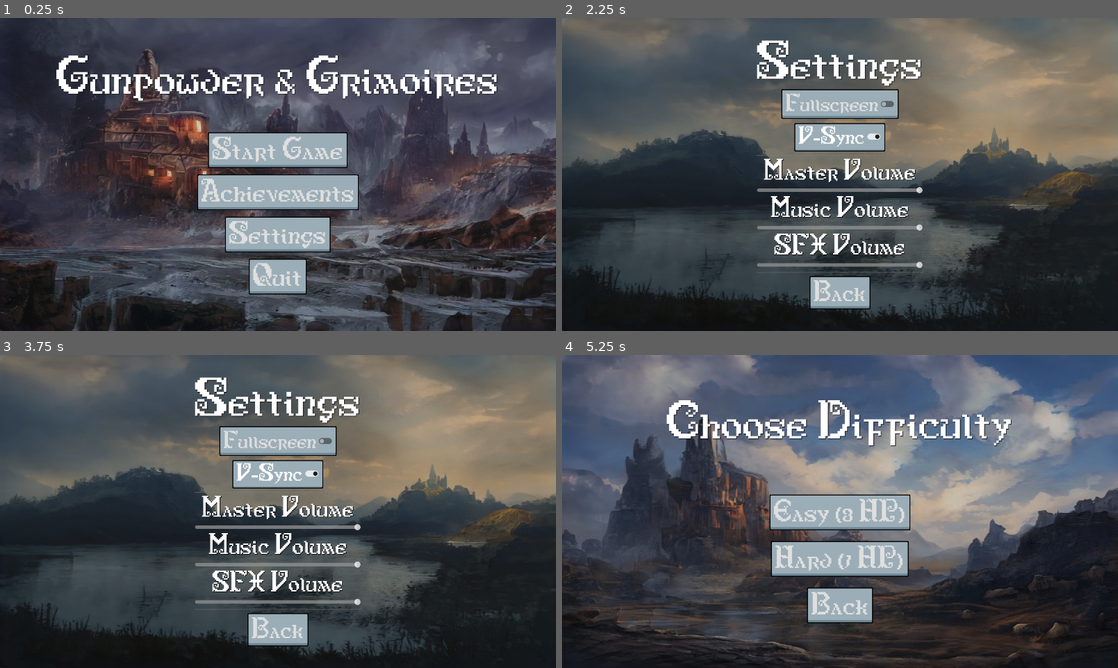
Above: before the commit, frames 1-4 (two rows, left to right).
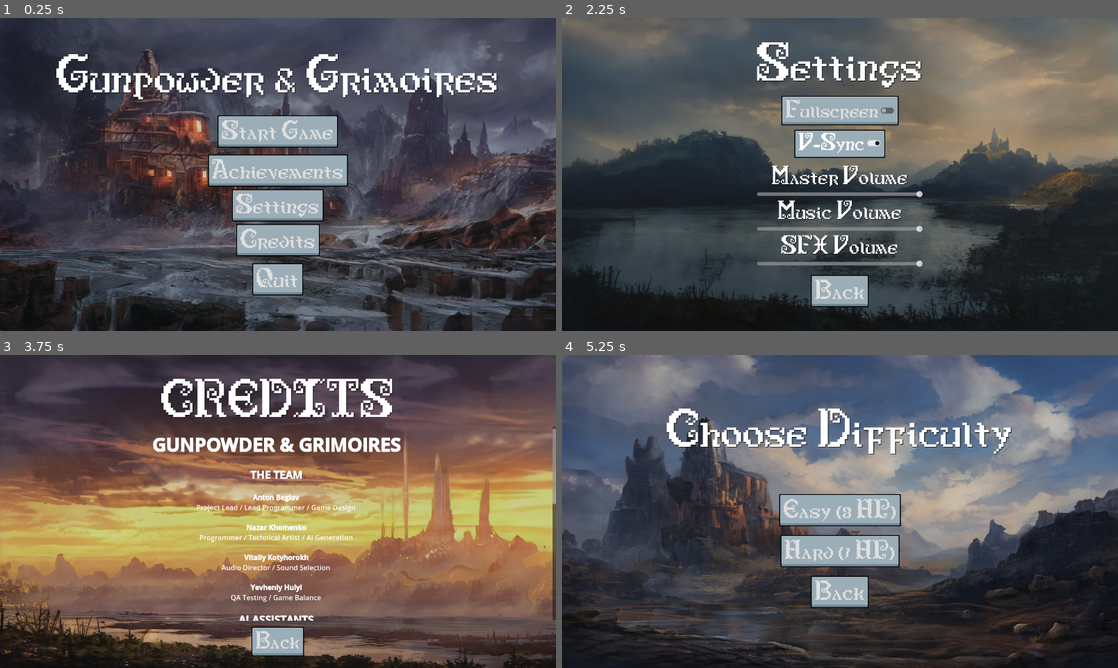
Above: after the commit, the same moments.

Repository: Warmoder/Gunpowder-Grimoires
Game: Godot game, scene res://main_menu.tscn
Same seed, same stepped clock (60 frames per second), same inputs: the game is played once before the commit and once after it. Sound files missing from this copy of the repository are replaced by a short silence.
Inputs (mouse positions are in pixels of both pictures, inside the frame that each line leads up to):
- Up to frame 1 (0.25 s): no input
- Up to frame 2 (2.25 s): click "Achievements" at 0.5 s; click "Back" at 1.25 s; click "Settings" at 2 s
- Up to frame 3 (3.75 s): click "Back" at 2.75 s; click (278, 577) at 3.5 s, where only the run after the commit has a clickable "Credits"
- Up to frame 4 (5.25 s): click "Back" at 4.25 s; click "Start Game" at 5 s

The runs differ from the first frame. In frame 1, 10% of the frame differs, in the area x 10-90%, y 11-89%; in frame 2, 8.1%; in frame 3, 91%, in the area x 0-100%, y 0-100%; in frame 4, 8.6%.

Commit message:
Added more sounds, credits menu, etc.

Diff:
--- a/achievement_popup.gd
+++ b/achievement_popup.gd
@@ -1,47 +1,24 @@
 extends CanvasLayer
 
-# Знаходимо вузли за унікальними іменами (%)
 @onready var panel = %PanelContainer
 @onready var label = %Label
+@onready var sound = $AchievementSound
 
 func _ready():
-	# 1. Ховаємо ачівку за межі екрану на старті
-	offset.y = -200
-
-	# 2. Перевірка наявності вузлів (щоб гра не вилітала)
 	if not panel or not label:
-		print("ПОМИЛКА: Не знайдено PanelContainer або Label. Перевір унікальні імена (%) у сцені!")
+		print("ERROR: Nodes not found in achievement_popup!")
 		return
 
-	# 3. Перевірка GameManager
-	if not GameManager:
-		print("ПОМИЛКА: GameManager не знайдено! Перевір налаштування Autoload.")
-		return
+	offset.y = -150
+	if GameManager.has_signal("achievement_unlocked"):
+		GameManager.achievement_unlocked.connect(show_achievement)
 
-	# 4. Підключаємося до сигналу
-	# Коли GameManager крикне "achievement_unlocked", запуститься функція show_achievement
-	if not GameManager.achievement_unlocked.is_connected(show_achievement):
-		GameManager.achievement_unlocked.connect(show_achievement)
-		print("Сигнал успішно підключено!")
-
-	# --- ТЕСТ ---
-	# Розкоментуй рядок нижче, щоб перевірити анімацію одразу при запуску:
-	# show_achievement("Тестова Ачівка!")
-
-func show_achievement(title: String):
-	print("Показуємо ачівку: ", title) # Пишемо в консоль для перевірки
-
-	# Встановлюємо текст
+func show_achievement(title):
 	label.text = "Unlocked: " + title
 
-	# Створюємо анімацію
+	sound.play()
+
 	var tween = create_tween()
-
-	# 1. Опускаємо вниз (з'являється)
 	tween.tween_property(self, "offset:y", 20, 0.5).set_trans(Tween.TRANS_CUBIC).set_ease(Tween.EASE_OUT)
-
-	# 2. Чекаємо 3 секунди
 	tween.tween_interval(3.0)
-
-	# 3. Піднімаємо вгору (ховається)
-	tween.tween_property(self, "offset:y", -200, 0.5).set_trans(Tween.TRANS_CUBIC).set_ease(Tween.EASE_IN)
+	tween.tween_property(self, "offset:y", -150, 0.5).set_trans(Tween.TRANS_CUBIC).set_ease(Tween.EASE_IN)
--- a/achievement_popup.tscn
+++ b/achievement_popup.tscn
@@ -1,7 +1,8 @@
-[gd_scene load_steps=3 format=3 uid="uid://dwllbj2m1a520"]
+[gd_scene load_steps=4 format=3 uid="uid://dwllbj2m1a520"]
 
 [ext_resource type="Script" uid="uid://djvqc6ftm3rov" path="res://achievement_popup.gd" id="1_ah4h2"]
 [ext_resource type="Theme" uid="uid://8c4hyhwlbged" path="res://new_theme.tres" id="2_nbrip"]
+[ext_resource type="AudioStream" uid="uid://bje56h4g60wup" path="res://achievement_sound.wav" id="3_um1rr"]
 
 [node name="CanvasLayer" type="CanvasLayer"]
 layer = 100
@@ -28,3 +29,8 @@
 theme_override_colors/font_shadow_color = Color(0, 0, 0, 1)
 theme_override_font_sizes/font_size = 32
 text = "Achievement Name"
+
+[node name="AchievementSound" type="AudioStreamPlayer" parent="."]
+stream = ExtResource("3_um1rr")
+volume_db = -17.0
+bus = &"SFX"
--- a/achievements_menu.tscn
+++ b/achievements_menu.tscn
@@ -66,21 +66,21 @@
 layout_mode = 2
 size_flags_horizontal = 4
 theme_override_colors/font_shadow_color = Color(0, 0, 0, 1)
-theme_override_font_sizes/font_size = 36
+theme_override_font_sizes/font_size = 34
 text = "First Blood"
 
 [node name="Ach2" type="Label" parent="VBoxContainer"]
 layout_mode = 2
 size_flags_horizontal = 4
 theme_override_colors/font_shadow_color = Color(0, 0, 0, 1)
-theme_override_font_sizes/font_size = 36
+theme_override_font_sizes/font_size = 34
 text = "Survivor"
 
 [node name="Ach3" type="Label" parent="VBoxContainer"]
 layout_mode = 2
 size_flags_horizontal = 4
 theme_override_colors/font_shadow_color = Color(0, 0, 0, 1)
-theme_override_font_sizes/font_size = 36
+theme_override_font_sizes/font_size = 34
 text = "Boss Killer"
 
 [node name="HSeparator" type="HSeparator" parent="VBoxContainer"]
@@ -97,13 +97,13 @@
 modulate = Color(1, 0, 0, 1)
 layout_mode = 2
 size_flags_horizontal = 4
-theme_override_font_sizes/font_size = 42
+theme_override_font_sizes/font_size = 32
 text = "RESET ALL PROGRESS"
 
 [node name="BackButton" type="Button" parent="VBoxContainer"]
 layout_mode = 2
 size_flags_horizontal = 4
-theme_override_font_sizes/font_size = 42
+theme_override_font_sizes/font_size = 36
 text = "Back"
 
 [connection signal="pressed" from="VBoxContainer/ResetButton" to="." method="_on_reset_button_pressed"]
--- a/bullet.tscn
+++ b/bullet.tscn
@@ -4,19 +4,18 @@
 [ext_resource type="Texture2D" uid="uid://6vfbrhynyi8j" path="res://bullet_sprite.png" id="2_v8qja"]
 
 [sub_resource type="CapsuleShape2D" id="CapsuleShape2D_v8qja"]
-radius = 5.0
-height = 28.0
+radius = 4.0
+height = 20.0
 
 [node name="Bullet" type="Area2D"]
 z_index = 5
 collision_layer = 8
 collision_mask = 6
 script = ExtResource("1_v8qja")
-metadata/_edit_vertical_guides_ = [-5.0, 5.0, -3.0]
 
 [node name="Sprite2D" type="Sprite2D" parent="."]
 rotation = 1.5707964
-scale = Vector2(0.05, 0.05)
+scale = Vector2(0.035, 0.035)
 texture = ExtResource("2_v8qja")
 
 [node name="CollisionShape2D" type="CollisionShape2D" parent="."]
--- /dev/null
+++ b/credits_menu.gd
@@ -0,0 +1,42 @@
+extends Control
+
+@onready var rich_text_label = $VBoxContainer/RichTextLabel
+
+# Швидкість прокрутки
+var scroll_speed = 40.0
+# Прапорець
+var is_auto_scrolling = true
+
+func _ready():
+	# Чекаємо 1 кадр, щоб UI точно встиг прорахувати розміри тексту
+	await get_tree().process_frame
+
+func _process(delta):
+	if is_auto_scrolling and rich_text_label:
+		var scroll_bar = rich_text_label.get_v_scroll_bar()
+
+		# Рухаємо вниз
+		scroll_bar.value += scroll_speed * delta
+
+		# --- НАДІЙНА ПЕРЕВІРКА КІНЦЯ ---
+		# scroll_bar.value = скільки прокрутили зверху
+		# scroll_bar.page = висота видимого вікна
+		# scroll_bar.max_value = повна висота всього тексту
+		# -1.0 - це маленький запас похибки для дробних чисел
+
+		if scroll_bar.value + scroll_bar.page >= scroll_bar.max_value - 1.0:
+			is_auto_scrolling = false
+			print("Credits finished scrolling")
+
+func _on_back_button_pressed():
+	get_tree().change_scene_to_file("res://main_menu.tscn")
+
+func _on_rich_text_label_meta_clicked(meta):
+	OS.shell_open(str(meta))
+
+# Зупинка, якщо гравець крутить колесом сам
+func _input(event):
+	if is_auto_scrolling and event is InputEventMouseButton:
+		# Якщо натиснули будь-яку кнопку миші або покрутили колесо
+		if event.pressed:
+			is_auto_scrolling = false
--- /dev/null
+++ b/credits_menu.tscn
@@ -0,0 +1,155 @@
+[gd_scene load_steps=4 format=3 uid="uid://dkvn0wmy2tty5"]
+
+[ext_resource type="Script" uid="uid://bvoijd4sk1xgk" path="res://credits_menu.gd" id="1_8n0c7"]
+[ext_resource type="Texture2D" uid="uid://v0qcc1cdpap8" path="res://credits_menu_bg.jpg" id="1_tgbea"]
+[ext_resource type="Theme" uid="uid://8c4hyhwlbged" path="res://new_theme.tres" id="2_8n0c7"]
+
+[node name="Control" type="Control"]
+layout_mode = 3
+anchors_preset = 15
+anchor_right = 1.0
+anchor_bottom = 1.0
+grow_horizontal = 2
+grow_vertical = 2
+script = ExtResource("1_8n0c7")
+
+[node name="TextureRect" type="TextureRect" parent="."]
+layout_mode = 1
+anchors_preset = 15
+anchor_right = 1.0
+anchor_bottom = 1.0
+grow_horizontal = 2
+grow_vertical = 2
+texture = ExtResource("1_tgbea")
+expand_mode = 1
+
+[node name="ColorRect" type="ColorRect" parent="."]
+layout_mode = 1
+anchors_preset = 15
+anchor_right = 1.0
+anchor_bottom = 1.0
+grow_horizontal = 2
+grow_vertical = 2
+color = Color(0.019607844, 0.019607844, 0.019607844, 0.14901961)
+
+[node name="VBoxContainer" type="VBoxContainer" parent="."]
+layout_mode = 1
+anchors_preset = 15
+anchor_right = 1.0
+anchor_bottom = 1.0
+grow_horizontal = 2
+grow_vertical = 2
+theme = ExtResource("2_8n0c7")
+theme_override_constants/separation = 5
+
+[node name="HSeparator" type="HSeparator" parent="VBoxContainer"]
+modulate = Color(1, 1, 1, 0)
+layout_mode = 2
+
+[node name="HSeparator2" type="HSeparator" parent="VBoxContainer"]
+modulate = Color(1, 1, 1, 0)
+layout_mode = 2
+
+[node name="HSeparator3" type="HSeparator" parent="VBoxContainer"]
+modulate = Color(1, 1, 1, 0)
+layout_mode = 2
+
+[node name="HSeparator4" type="HSeparator" parent="VBoxContainer"]
+modulate = Color(1, 1, 1, 0)
+layout_mode = 2
+
+[node name="HSeparator5" type="HSeparator" parent="VBoxContainer"]
+modulate = Color(1, 1, 1, 0)
+layout_mode = 2
+
+[node name="HSeparator6" type="HSeparator" parent="VBoxContainer"]
+modulate = Color(1, 1, 1, 0)
+layout_mode = 2
+
+[node name="Label" type="Label" parent="VBoxContainer"]
+layout_mode = 2
+size_flags_horizontal = 4
+theme_override_colors/font_shadow_color = Color(0, 0, 0, 1)
+theme_override_font_sizes/font_size = 72
+text = "CREDITS"
+
+[node name="RichTextLabel" type="RichTextLabel" parent="VBoxContainer"]
+custom_minimum_size = Vector2(0, 440)
+layout_mode = 2
+size_flags_vertical = 3
+theme = ExtResource("2_8n0c7")
+bbcode_enabled = true
+text = "[center]
+[b][font_size=42]GUNPOWDER & GRIMOIRES[/font_size][/b]
+
+[font_size=24][b]THE TEAM[/b][/font_size]
+
+[b]Anton Beglov[/b]
+Project Lead / Lead Programmer / Game Design
+
+[b]Nazar Khomenko[/b]
+Programmer / Technical Artist / AI Generation
+
+[b]Vitaliy Kotyhorokh[/b]
+Audio Director / Sound Selection
+
+[b]Yevheniy Hulyi[/b]
+QA Testing / Game Balance
+
+[font_size=24][b]AI ASSISTANTS[/b][/font_size]
+Code & Text Support: [url=https://gemini.google.com/]Gemini 2.5 / 3[/url]
+[b]Sprite Generation (Nano Banana):[/b]
+Player, Enemies, Boss, Power-ups, Chest,
+Portal, Shield FX, Projectiles, Game Icon
+
+[font_size=24][b]ASSETS & ATTRIBUTION[/b][/font_size]
+
+[b]VISUALS (Human Made)[/b]
+Tileset, UI Buttons & Crosshair: [url=https://o-lobster.itch.io/simple-dungeon-crawler-16x16-pixel-pack]O Lobster[/url]
+Menu Backgrounds: [url=https://obsydianx.itch.io/ai-generated-fantasy-landscapes]ObsydianX[/url]
+Game Background: [url=https://virusystem.itch.io/background-space]Virusystem[/url]
+Font \"Antiquity\": [url=https://ninjikin.itch.io/font-antiquity-script]Ninjikin[/url]
+
+[b]MUSIC[/b]
+Fantasy Boss Battle & Piano Pack by [url=https://alkakrab.itch.io/]AlkaKrab[/url]
+
+[b]SOUND EFFECTS (Freesound.org)[/b]
+Player Shot: [url=https://freesound.org/people/fabianofa/sounds/98189/]fabianofa[/url] | Enemy Shot: [url=https://freesound.org/people/JakeAMT/sounds/681969/]JakeAMT[/url]
+Boss Shot: [url=https://freesound.org/people/JakeAMT/sounds/681962/]JakeAMT[/url] | Death: [url=https://freesound.org/people/Mateusz_Chenc/sounds/512217/]Mateusz_Chenc[/url]
+Spawn: [url=https://freesound.org/people/Halgrimm/sounds/195463/]Halgrimm[/url] | Powerup Loop: [url=https://freesound.org/people/LilMati/sounds/462093/]LilMati[/url]
+Portal Loop: [url=https://freesound.org/people/kevp888/sounds/707900/]kevp888[/url] | Portal Open: [url=https://freesound.org/people/Mrthenoronha/sounds/399904/]Mrthenoronha[/url]
+Footsteps: [url=https://freesound.org/people/marb7e/sounds/620339/]marb7e[/url] | Potion Drink: [url=https://freesound.org/people/getwecked/sounds/764683/]getwecked[/url]
+Chest Open: [url=https://freesound.org/people/The_Frisbee_of_Peace/sounds/573654/]The_Frisbee_of_Peace[/url]
+Achievement: [url=https://freesound.org/people/LittleRobotSoundFactory/sounds/270404/]LittleRobotSoundFactory[/url]
+
+[b]SPECIAL THANKS[/b]
+Godot Engine Contributors
+NULES (NUBiP)
+
+[i]Created in 2025[/i]
+[/center]"
+
+[node name="HSeparator8" type="HSeparator" parent="VBoxContainer"]
+modulate = Color(1, 1, 1, 0)
+layout_mode = 2
+
+[node name="BackButton" type="Button" parent="VBoxContainer"]
+layout_mode = 2
+size_flags_horizontal = 4
+theme_override_font_sizes/font_size = 32
+text = "Back"
+
+[node name="HSeparator7" type="HSeparator" parent="VBoxContainer"]
+modulate = Color(1, 1, 1, 0)
+layout_mode = 2
+
+[node name="HSeparator9" type="HSeparator" parent="VBoxContainer"]
+modulate = Color(1, 1, 1, 0)
+layout_mode = 2
+
+[node name="HSeparator10" type="HSeparator" parent="VBoxContainer"]
+modulate = Color(1, 1, 1, 0)
+layout_mode = 2
+
+[connection signal="meta_clicked" from="VBoxContainer/RichTextLabel" to="." method="_on_rich_text_label_meta_clicked"]
+[connection signal="pressed" from="VBoxContainer/BackButton" to="." method="_on_back_button_pressed"]
--- a/difficulty_select.tscn
+++ b/difficulty_select.tscn
@@ -35,7 +35,7 @@
 grow_vertical = 2
 size_flags_horizontal = 4
 theme = ExtResource("3_v4r3i")
-theme_override_constants/separation = 25
+theme_override_constants/separation = 20
 
 [node name="Label" type="Label" parent="VBoxContainer"]
 layout_mode = 2
@@ -62,19 +62,19 @@
 [node name="EasyButton" type="Button" parent="VBoxContainer"]
 layout_mode = 2
 size_flags_horizontal = 4
-theme_override_font_sizes/font_size = 42
+theme_override_font_sizes/font_size = 36
 text = "Easy (3 HP)"
 
 [node name="HardButton" type="Button" parent="VBoxContainer"]
 layout_mode = 2
 size_flags_horizontal = 4
-theme_override_font_sizes/font_size = 42
+theme_override_font_sizes/font_size = 36
 text = "Hard (1 HP)"
 
 [node name="BackButton" type="Button" parent="VBoxContainer"]
 layout_mode = 2
 size_flags_horizontal = 4
-theme_override_font_sizes/font_size = 42
+theme_override_font_sizes/font_size = 36
 text = "Back"
 
 [connection signal="pressed" from="VBoxContainer/EasyButton" to="." method="_on_easy_button_pressed"]
--- a/enemy_bullet.tscn
+++ b/enemy_bullet.tscn
@@ -4,19 +4,18 @@
 [ext_resource type="Texture2D" uid="uid://6vfbrhynyi8j" path="res://bullet_sprite.png" id="2_gl7bs"]
 
 [sub_resource type="CapsuleShape2D" id="CapsuleShape2D_v8qja"]
-radius = 5.0
-height = 28.0
+radius = 4.0
+height = 20.0
 
 [node name="Bullet" type="Area2D"]
 z_index = 5
 collision_layer = 8
 collision_mask = 5
 script = ExtResource("1_gl7bs")
-metadata/_edit_vertical_guides_ = [-5.0]
 
 [node name="Sprite2D" type="Sprite2D" parent="."]
 rotation = 1.5707964
-scale = Vector2(0.05, 0.05)
+scale = Vector2(0.035, 0.035)
 texture = ExtResource("2_gl7bs")
 
 [node name="CollisionShape2D" type="CollisionShape2D" parent="."]
--- a/game_over_ui.gd
+++ b/game_over_ui.gd
@@ -21,7 +21,7 @@
 
 func _on_restart_button_pressed():
 	get_tree().paused = false
-	get_tree().reload_current_scene()
+	GameManager.start_new_game(GameManager.current_difficulty)
 
 func _on_main_menu_button_pressed():
 	# Важливо: спочатку знімаємо гру з паузи
--- a/level_transition.tscn
+++ b/level_transition.tscn
@@ -13,7 +13,7 @@
 anchor_bottom = 1.0
 grow_horizontal = 2
 grow_vertical = 2
-color = Color(0, 0, 0, 1)
+color = Color(0, 0, 0, 0.8235294)
 
 [node name="Label" type="Label" parent="."]
 anchors_preset = 8
@@ -28,4 +28,5 @@
 grow_horizontal = 2
 grow_vertical = 2
 theme = ExtResource("2_bwmlx")
+theme_override_colors/font_shadow_color = Color(0, 0, 0, 1)
 theme_override_font_sizes/font_size = 92
--- a/main.gd
+++ b/main.gd
@@ -67,7 +67,7 @@
 
 	player.position = dungeon_generator.floor_layer.map_to_local(player_start_tile)
 
-	# 5. СПАВН СУНДУКІВ (Нове!)
+	# 5. СПАВН СУНДУКІВ
 	for i in range(5):
 		spawn_chest()
 
@@ -86,6 +86,10 @@
 	player.health_changed.connect(health_bar.update_health)
 	# Оновлюємо ХП-бар значенням з GameManager, яке ми перенесли з минулого рівня
 	health_bar.update_health(GameManager.current_health, GameManager.max_health)
+
+func _process(_delta):
+	# Виведе FPS у заголовок вікна (зручно дивитись)
+	DisplayServer.window_set_title("FPS: " + str(Engine.get_frames_per_second()))
 
 func _on_spawn_timer_timeout():
 	if valid_spawn_points.is_empty(): return
--- a/main.tscn
+++ b/main.tscn
@@ -348,6 +348,7 @@
 offset_right = 156.0
 offset_bottom = 135.0
 theme = ExtResource("9_ycdy4")
+theme_override_colors/font_shadow_color = Color(0, 0, 0, 1)
 theme_override_font_sizes/font_size = 32
 text = "Score: 0"
 
--- a/main_menu.gd
+++ b/main_menu.gd
@@ -18,3 +18,6 @@
 
 func _on_settings_button_pressed():
 	get_tree().change_scene_to_file("res://settings_menu.tscn")
+
+func _on_credits_button_pressed():
+	get_tree().change_scene_to_file("res://credits_menu.tscn")
--- a/main_menu.tscn
+++ b/main_menu.tscn
@@ -44,7 +44,7 @@
 offset_bottom = 256.5
 grow_horizontal = 2
 grow_vertical = 2
-theme_override_constants/separation = 15
+theme_override_constants/separation = 6
 
 [node name="Label" type="Label" parent="VBoxContainer"]
 layout_mode = 2
@@ -54,7 +54,7 @@
 theme_override_font_sizes/font_size = 72
 text = "Gunpowder & Grimoires"
 
-[node name="HSeparator" type="HSeparator" parent="VBoxContainer"]
+[node name="HSeparator4" type="HSeparator" parent="VBoxContainer"]
 modulate = Color(1, 1, 1, 0)
 layout_mode = 2
 size_flags_horizontal = 4
@@ -75,33 +75,50 @@
 size_flags_vertical = 4
 theme = ExtResource("1_glbon")
 theme_override_fonts/font = ExtResource("3_nlkkf")
-theme_override_font_sizes/font_size = 42
+theme_override_font_sizes/font_size = 36
 text = "Start Game"
+
+[node name="HSeparator5" type="HSeparator" parent="VBoxContainer"]
+modulate = Color(1, 1, 1, 0)
+layout_mode = 2
+size_flags_horizontal = 4
 
 [node name="AchievementsButton" type="Button" parent="VBoxContainer"]
 layout_mode = 2
 size_flags_horizontal = 4
 theme_override_fonts/font = ExtResource("3_nlkkf")
-theme_override_font_sizes/font_size = 42
+theme_override_font_sizes/font_size = 36
 text = "Achievements"
 
 [node name="SettingsButton" type="Button" parent="VBoxContainer"]
 layout_mode = 2
 size_flags_horizontal = 4
 theme_override_fonts/font = ExtResource("3_nlkkf")
-theme_override_font_sizes/font_size = 42
+theme_override_font_sizes/font_size = 36
 text = "Settings
 "
+
+[node name="CreditsButton" type="Button" parent="VBoxContainer"]
+layout_mode = 2
+size_flags_horizontal = 4
+theme_override_font_sizes/font_size = 36
+text = "Credits"
+
+[node name="HSeparator" type="HSeparator" parent="VBoxContainer"]
+modulate = Color(1, 1, 1, 0)
+layout_mode = 2
+size_flags_horizontal = 4
 
 [node name="QuitButton" type="Button" parent="VBoxContainer"]
 layout_mode = 2
 size_flags_horizontal = 4
 size_flags_vertical = 4
 theme_override_fonts/font = ExtResource("3_nlkkf")
-theme_override_font_sizes/font_size = 42
+theme_override_font_sizes/font_size = 36
 text = "Quit"
 
 [connection signal="pressed" from="VBoxContainer/StartButton" to="." method="_on_start_button_pressed"]
 [connection signal="pressed" from="VBoxContainer/AchievementsButton" to="." method="_on_achievements_button_pressed"]
 [connection signal="pressed" from="VBoxContainer/SettingsButton" to="." method="_on_settings_button_pressed"]
+[connection signal="pressed" from="VBoxContainer/CreditsButton" to="." method="_on_credits_button_pressed"]
 [connection signal="pressed" from="VBoxContainer/QuitButton" to="." method="_on_quit_button_pressed"]
--- a/muzzle_flash.tscn
+++ b/muzzle_flash.tscn
@@ -29,9 +29,9 @@
 [node name="GPUParticles2D" type="GPUParticles2D"]
 z_index = 1
 rotation = -1.5707964
-scale = Vector2(3, 3)
+scale = Vector2(3.5, 3.5)
 emitting = false
-amount = 15
+amount = 25
 texture = ExtResource("1_ibyan")
 lifetime = 0.2
 one_shot = true
--- a/pause_menu.tscn
+++ b/pause_menu.tscn
@@ -54,13 +54,13 @@
 layout_mode = 2
 size_flags_horizontal = 4
 size_flags_vertical = 4
-theme_override_font_sizes/font_size = 42
+theme_override_font_sizes/font_size = 36
 text = "Resume"
 
 [node name="SettingsButton" type="Button" parent="VBoxContainer"]
 layout_mode = 2
 size_flags_horizontal = 4
-theme_override_font_sizes/font_size = 42
+theme_override_font_sizes/font_size = 36
 text = "Settings
 "
 
@@ -68,7 +68,7 @@
 layout_mode = 2
 size_flags_horizontal = 4
 size_flags_vertical = 4
-theme_override_font_sizes/font_size = 42
+theme_override_font_sizes/font_size = 36
 text = "Back to Main Menu"
 
 [connection signal="pressed" from="VBoxContainer/ResumeButton" to="." method="_on_resume_button_pressed"]
--- a/project.godot
+++ b/project.godot
@@ -15,10 +15,11 @@
 "uk_UA": "Порох і гримуари"
 }
 config/description="Gunpowder & Grimoires is a dynamic 2D top-down rogue-lite shooter where magic meets gunpowder. Fight monsters in a dark fantasy world using enchanted muskets and alchemical grenades. This is a student project developed on the Godot Engine."
-config/version="Alpha 6"
+config/version="Release 1.0"
 run/main_scene="uid://g3umpwren1yd"
 config/features=PackedStringArray("4.5", "Forward Plus")
-config/icon="res://icon.svg"
+config/icon="uid://bqm02c1q0vuv0"
+config/windows_native_icon="res://icon.ico"
 boot_splash/subwindows/embed_subwindows=true
 
 [autoload]
--- a/settings_menu.tscn
+++ b/settings_menu.tscn
@@ -55,6 +55,10 @@
 theme_override_font_sizes/font_size = 72
 text = "Settings"
 
+[node name="HSeparator3" type="HSeparator" parent="VBoxContainer"]
+modulate = Color(1, 1, 1, 0)
+layout_mode = 2
+
 [node name="FullscreenCheck" type="CheckButton" parent="VBoxContainer"]
 layout_mode = 2
 size_flags_horizontal = 4
@@ -68,13 +72,14 @@
 text = "V-Sync"
 
 [node name="HSeparator" type="HSeparator" parent="VBoxContainer"]
+modulate = Color(1, 1, 1, 0)
 layout_mode = 2
 
 [node name="Label2" type="Label" parent="VBoxContainer"]
 layout_mode = 2
 size_flags_horizontal = 4
 theme_override_colors/font_shadow_color = Color(0, 0, 0, 1)
-theme_override_font_sizes/font_size = 38
+theme_override_font_sizes/font_size = 34
 text = "Master Volume"
 
 [node name="MasterSlider" type="HSlider" parent="VBoxContainer"]
@@ -87,7 +92,7 @@
 layout_mode = 2
 size_flags_horizontal = 4
 theme_override_colors/font_shadow_color = Color(0, 0, 0, 1)
-theme_override_font_sizes/font_size = 38
+theme_override_font_sizes/font_size = 34
 text = "Music Volume"
 
 [node name="MusicSlider" type="HSlider" parent="VBoxContainer"]
@@ -100,7 +105,7 @@
 layout_mode = 2
 size_flags_horizontal = 4
 theme_override_colors/font_shadow_color = Color(0, 0, 0, 1)
-theme_override_font_sizes/font_size = 38
+theme_override_font_sizes/font_size = 34
 text = "SFX Volume"
 
 [node name="SFXSlider" type="HSlider" parent="VBoxContainer"]
@@ -110,12 +115,13 @@
 value = 1.0
 
 [node name="HSeparator2" type="HSeparator" parent="VBoxContainer"]
+modulate = Color(1, 1, 1, 0)
 layout_mode = 2
 
 [node name="BackButton" type="Button" parent="VBoxContainer"]
 layout_mode = 2
 size_flags_horizontal = 4
-theme_override_font_sizes/font_size = 38
+theme_override_font_sizes/font_size = 36
 text = "Back"
 
 [connection signal="toggled" from="VBoxContainer/FullscreenCheck" to="." method="_on_fullscreen_check_toggled"]
--- a/stats_panel.tscn
+++ b/stats_panel.tscn
@@ -17,8 +17,10 @@
 anchors_preset = 1
 anchor_left = 1.0
 anchor_right = 1.0
-offset_left = -40.0
-offset_bottom = 40.0
+offset_left = -170.0
+offset_top = 20.0
+offset_right = -19.0
+offset_bottom = 112.0
 grow_horizontal = 0
 theme = ExtResource("1_ywnwj")
 
@@ -30,10 +32,12 @@
 
 [node name="DamageLabel" type="Label" parent="PanelContainer/VBoxContainer"]
 layout_mode = 2
+theme_override_font_sizes/font_size = 24
 text = "Damage: x1"
 
 [node name="SpeedLabel" type="Label" parent="PanelContainer/VBoxContainer"]
 layout_mode = 2
+theme_override_font_sizes/font_size = 24
 text = "Speed: 400"
 
 [node name="HSeparator2" type="HSeparator" parent="PanelContainer/VBoxContainer"]
Not shown, added: achievement_sound.wav.import
Not shown, added: credits_menu.gd.uid
Binary file added: credits_menu_bg.jpg
Not shown, added: credits_menu_bg.jpg.import
Not shown, added: export_presets.cfg
Binary file added: icon.ico
Binary file added: icon.png
Not shown, added: icon.png.import
Not shown, added: achievement_sound.wav
